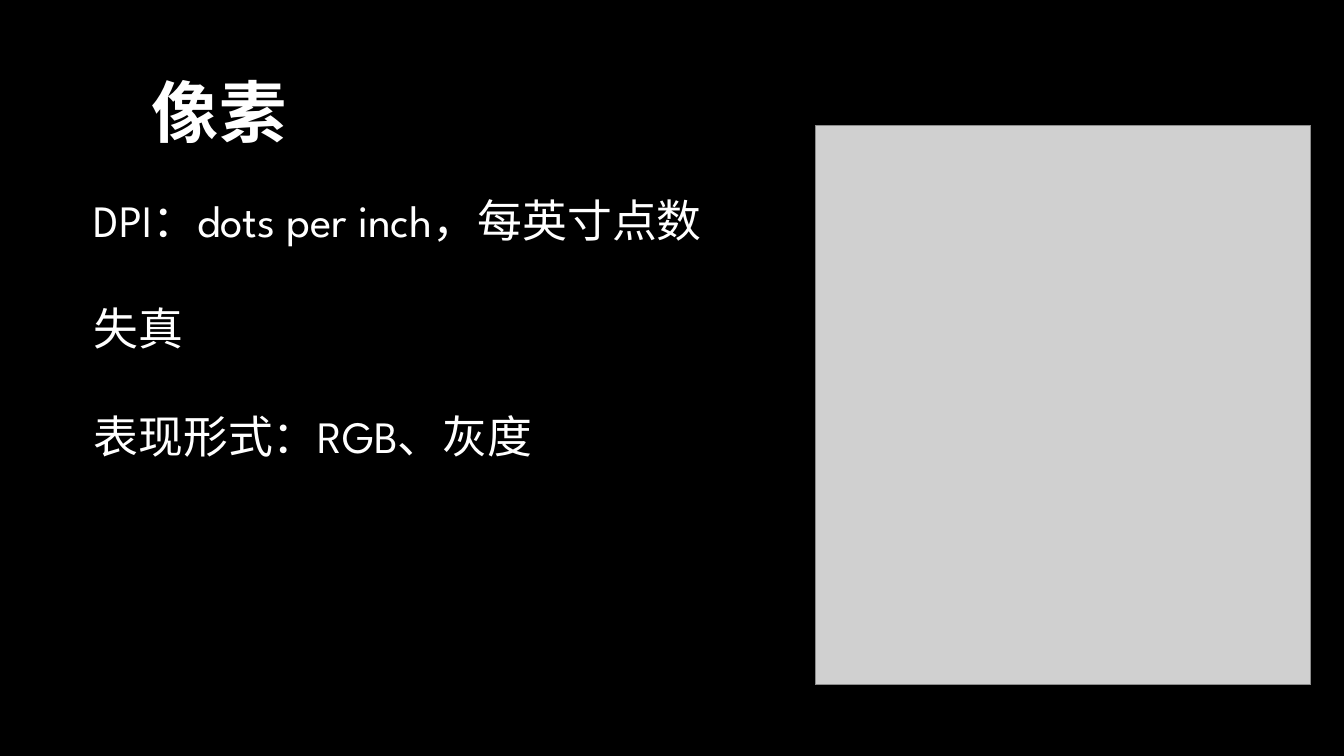
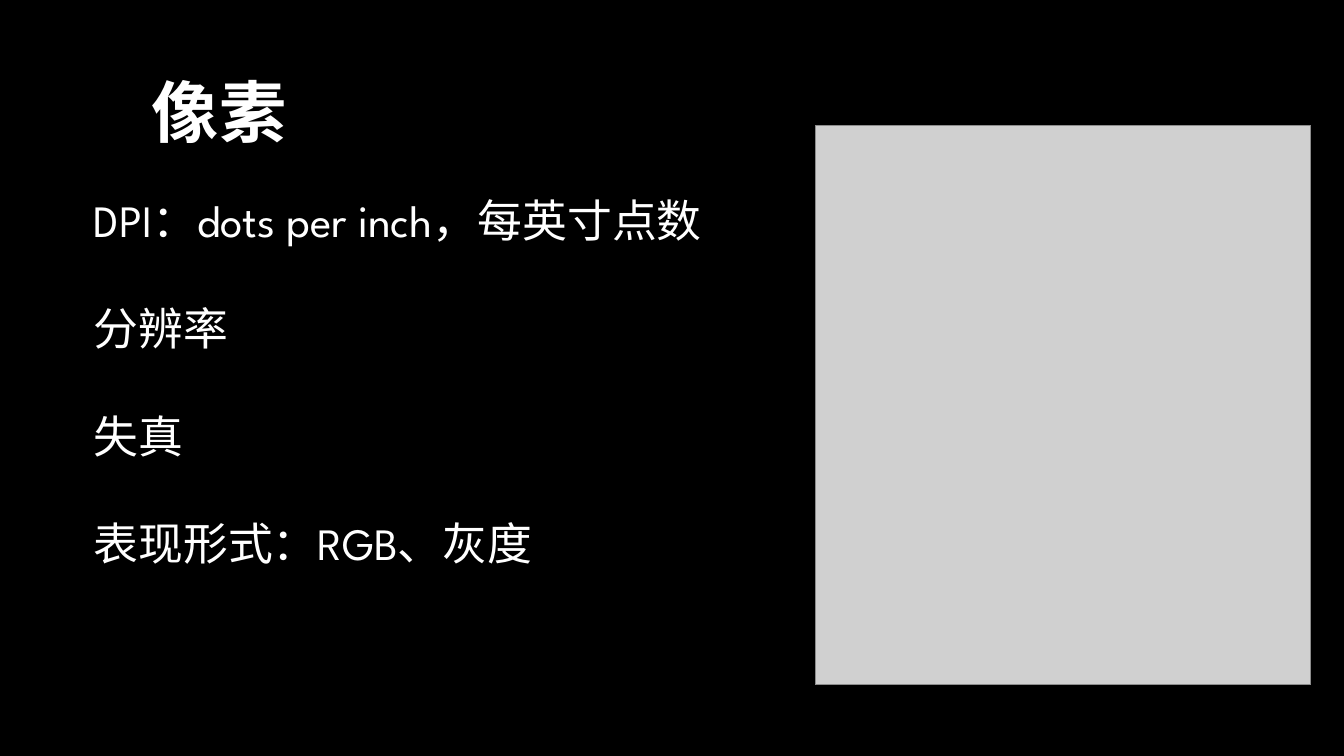
Before and after one commit to TomisTony/Techshare, a slide deck: slide 10 of 初探多媒体.pptx. Drawn at 1344x756 pixels with LibreOffice and Linux fonts; fonts in the diff are those of the drawing; grey boxes stand for pictures; background and template pictures are left out. Boxes give left, top, right and bottom in pixels: in the first picture for what was removed or moved away, otherwise in the second. Text is boxed around its words. In the diff, an @@ line names an element or a change of style, - is before the commit and + after.

```diff
--- a/初探多媒体.pptx
+++ b/初探多媒体.pptx
@@ text at box(94, 307, 228, 349): paragraph added @@
+分辨率
```
Also in this commit, not shown: 3 other slides changed, 7 slides added, 6 other files.
